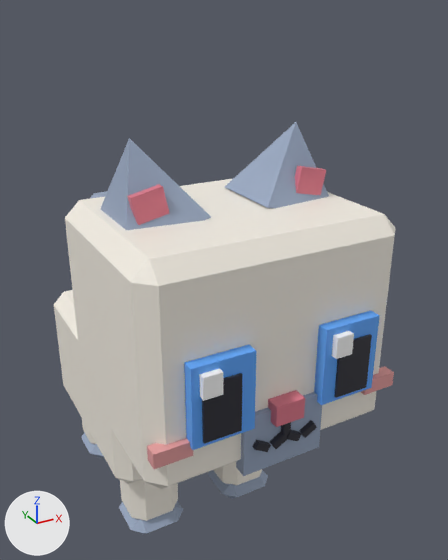
A saved change to the FBX model assets/cat-cafe/exports/CatCafe_Cat_Ragdoll.fbx.
Before and after are seen from a 50 mm lens placed at (-0.0126, -0.0289, 0.0273), pointed at (0.0026, -0.0013, 0.0135). Every picture has the same lights, and +X, +Y and +Z are marked at lower left. The picture after the commit comes second. Where no turn or scale is listed for an object, it has been applied to the vertices.

Objects in the first picture: 'CatCafe_Cat_Ragdoll_Body', 'CatCafe_Cat_Ragdoll_EarL', 'CatCafe_Cat_Ragdoll_EarR', 'CatCafe_Cat_Ragdoll_Eye1', 'CatCafe_Cat_Ragdoll_Eye2', 'CatCafe_Cat_Ragdoll_Head', 'CatCafe_Cat_Ragdoll_LegF1', 'CatCafe_Cat_Ragdoll_LegF2' and 2 more.
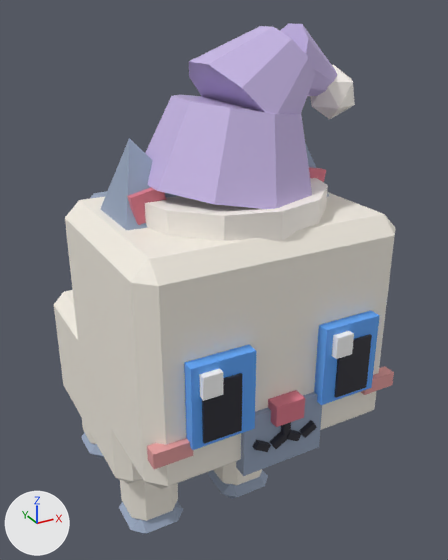
The change, as a diff of the scene's bpy script:
```diff
--- a/assets/cat-cafe/exports/CatCafe_Cat_Ragdoll.fbx.py
+++ b/assets/cat-cafe/exports/CatCafe_Cat_Ragdoll.fbx.py
@@ me_catcafe_cat_ragdoll_prop @@
+me_catcafe_cat_ragdoll_prop.from_pydata(...)  # 96 vertices, 70 faces; spans x -0.0043..0.00635, y -0.00694..0.00166, z 0.00868..0.01618
+me_catcafe_cat_ragdoll_prop.materials.append(mat_catcafe_palette)
@@ ob_catcafe_cat_ragdoll_prop @@
+ob_catcafe_cat_ragdoll_prop = bpy.data.objects.new('CatCafe_Cat_Ragdoll_Prop', me_catcafe_cat_ragdoll_prop)
+ob_catcafe_cat_ragdoll_prop.location = (0.0, -0.0036, 0.01055)
```

Boxes (x1, y1, x2, y2) around the edits, measured in the pictures (448 x 560 px):
'CatCafe_Cat_Ragdoll_Prop', added (purple): after (145, 23, 355, 241)
'CatCafe_Cat_Ragdoll_EarL', unchanged, covered by the edit: before (225, 122, 329, 208); after (305, 143, 329, 197)
